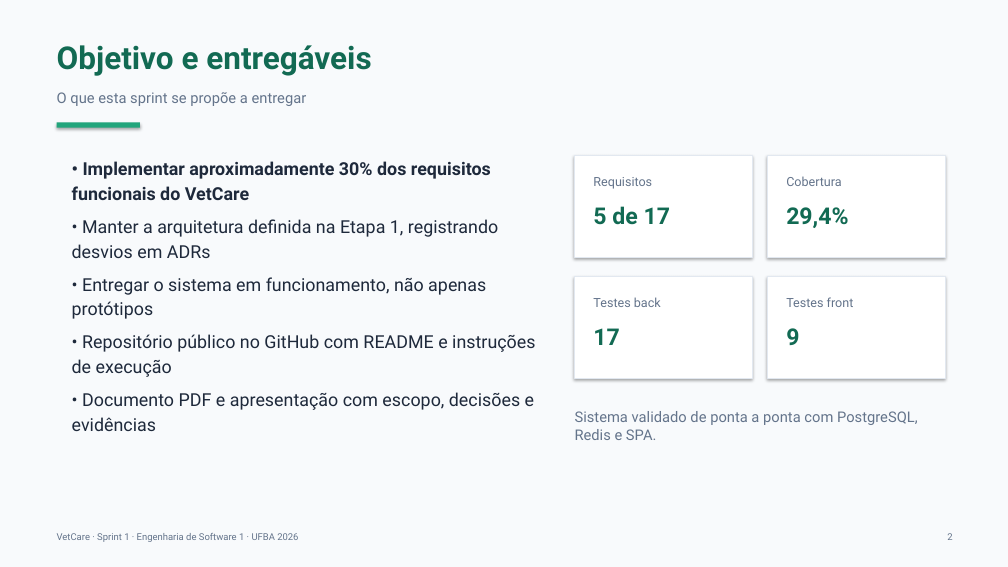
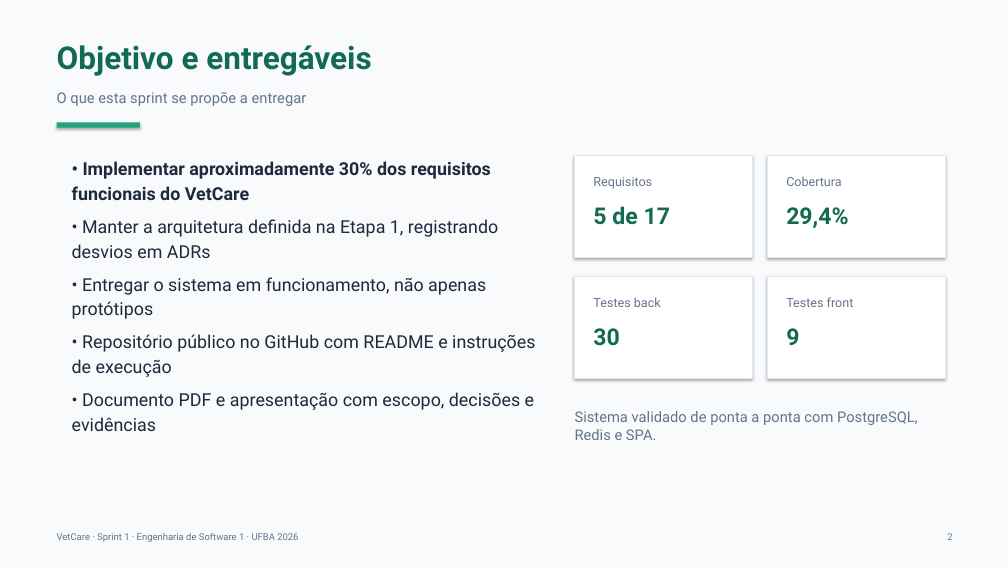
Before and after one commit to VitorSant0s/vetcare, a slide deck: slide 2 of docs/slides/VetCare-Sprint-1.pptx. Drawn at 1008x567 pixels with LibreOffice and Linux fonts; fonts in the diff are those of the drawing. Boxes give left, top, right and bottom in pixels: in the first picture for what was removed or moved away, otherwise in the second. Text is boxed around its words. In the diff, an @@ line names an element or a change of style, - is before the commit and + after.

```diff
--- a/docs/slides/VetCare-Sprint-1.pptx
+++ b/docs/slides/VetCare-Sprint-1.pptx
@@ text at (x1=593, y1=328, x2=619, y2=346): text changed @@
-17
+30
```
Also in this commit, not shown: 3 other slides changed, 34 other files.
